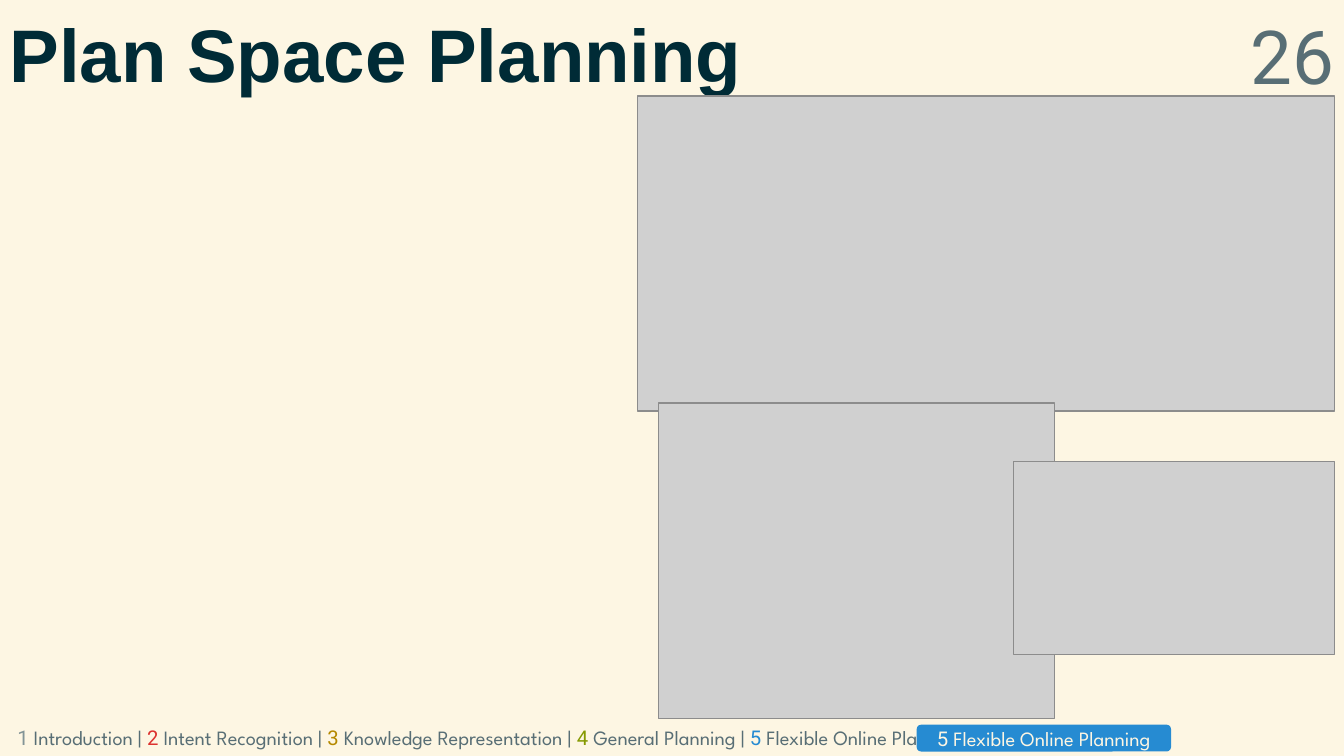
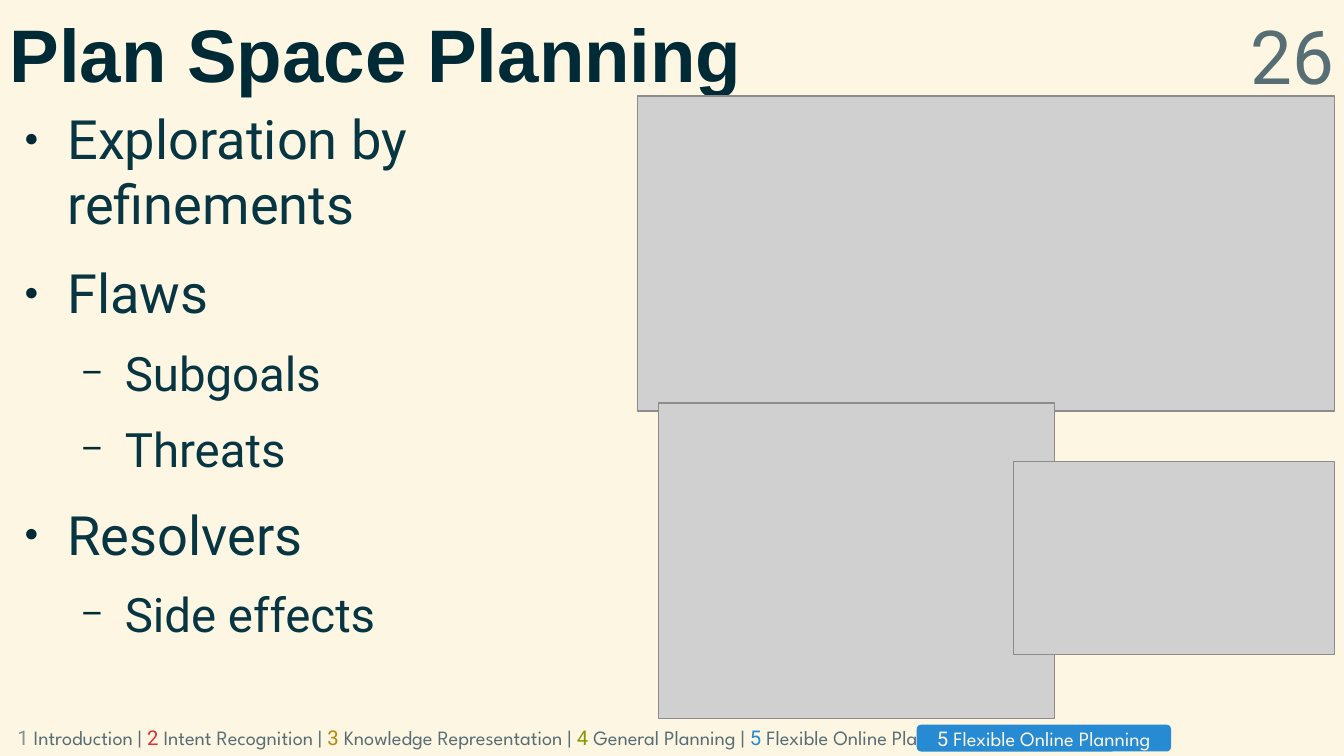
Before and after one commit to grea09/gennio, a slide deck: slide 26 of doc/defense.odp. Drawn at 1344x756 pixels with LibreOffice and Linux fonts; fonts in the diff are those of the drawing; grey boxes stand for pictures. Boxes give left, top, right and bottom in pixels: in the first picture for what was removed or moved away, otherwise in the second. Text is boxed around its words. In the diff, an @@ line names an element or a change of style, - is before the commit and + after.

```diff
--- a/doc/defense.odp
+++ b/doc/defense.odp
@@ text added at (67,118,407,633), 32 pt, text #073642 @@
+● Exploration by refinements
+● Flaws
+  − Subgoals
+  − Threats
+● Resolvers
+  − Side effects
```
Also in this commit, not shown: 2 other slides changed, 1 slide added, 1 slide removed, 1 other file.
